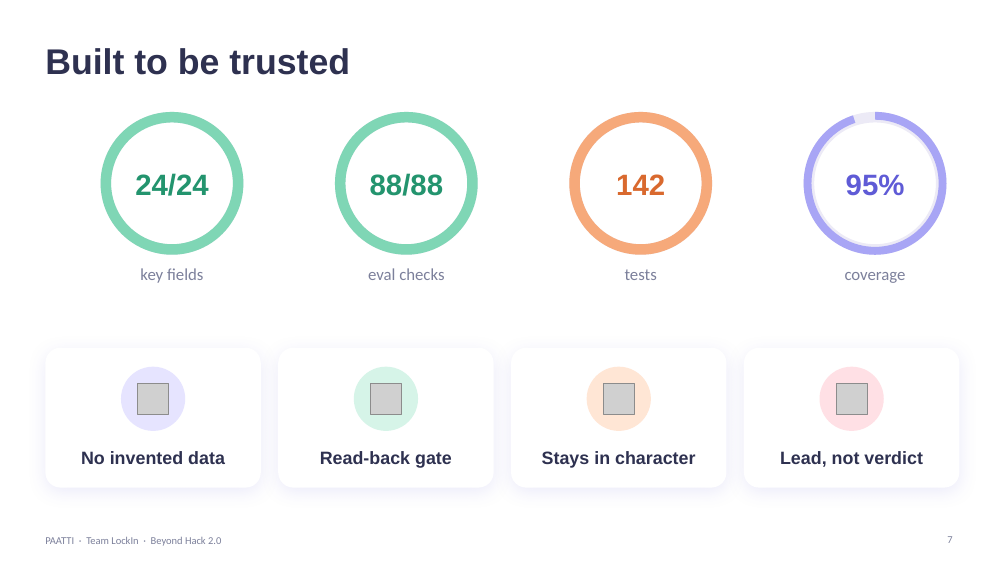
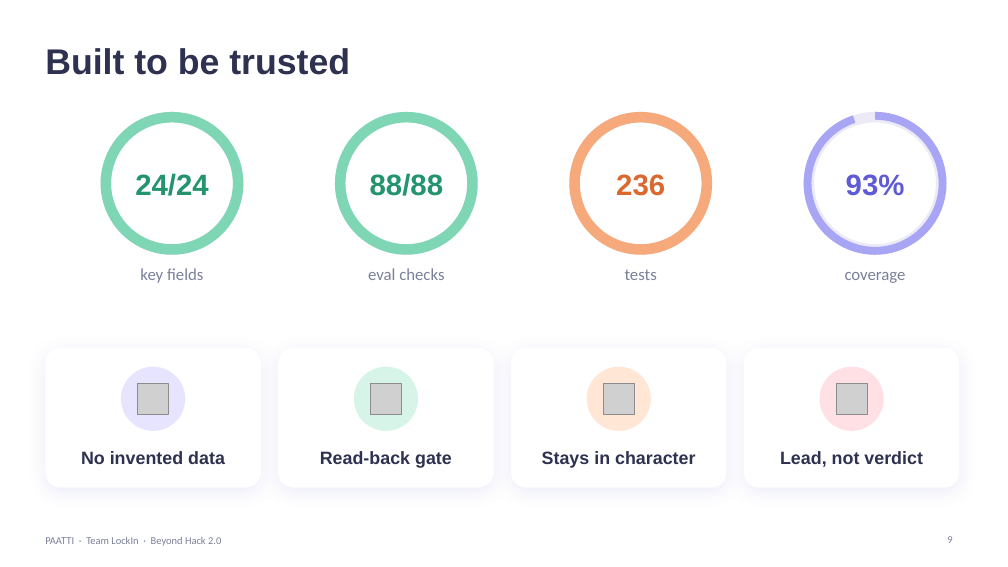
Before and after one commit to Rayaanarora/Paatti, a slide deck: slide 9 of docs/Paatti_BeyondHack2_soft.pptx (slide 7 before the commit). Drawn at 1008x567 pixels with LibreOffice and Linux fonts; fonts in the diff are those of the drawing; grey boxes stand for pictures; background and template pictures are left out. Boxes give left, top, right and bottom in pixels: in the first picture for what was removed or moved away, otherwise in the second. Text is boxed around its words. In the diff, an @@ line names an element or a change of style, - is before the commit and + after.

```diff
--- a/docs/Paatti_BeyondHack2_soft.pptx
+++ b/docs/Paatti_BeyondHack2_soft.pptx
@@ text at box(616, 174, 665, 196): text changed @@
-142
+236
@@ text at box(846, 174, 905, 196): text changed @@
-95%
+93%
```
Also in this commit, not shown: 3 other slides changed, 4 slides added.
